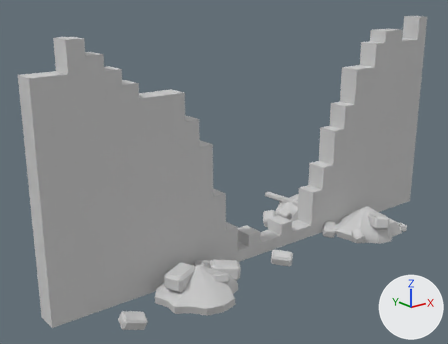
The glTF model assets/ruin_wall_breach.glb as it was, and as the next commit left it.
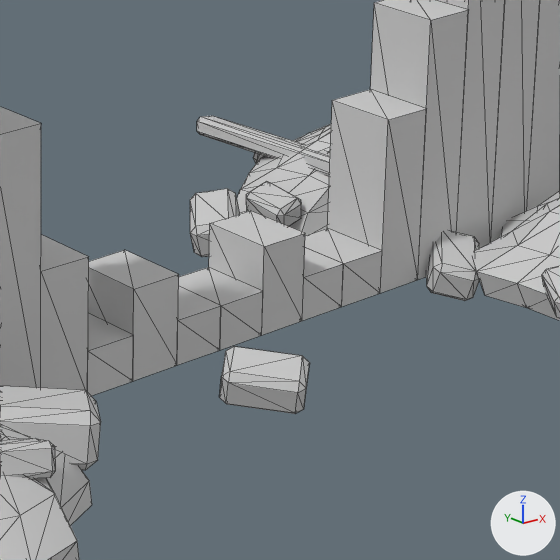
There are two pictures of each version: one whole from a 50 mm camera at (-9.69, -10.52, 6.42) aimed at (-0.76, 0.64, 1.96), one close up on the part from 48% to 79% of the width and 47% to 88% of the height. Arrows for +X, +Y and +Z are at lower right; the lights stay in place. The last two pictures show the newer version. The close-ups show mesh edges as thin lines. Vertices at exactly the same position are counted once.

The older version as bpy lines, for what is in view:
```python
me_ruin_wall_breach = bpy.data.meshes.new('ruin_wall_breach')
me_ruin_wall_breach.from_pydata(...)  # 1120 vertices, 2004 faces; spans x -5.7..5.7, y -1.87..2.5, z -0.1..5.4
# faces by material slot: [1352, 624, 28]
me_ruin_wall_breach.materials.append(mat_mat_sootwall)  # light grey #cbcbcb
me_ruin_wall_breach.materials.append(mat_mat_ash)  # light grey #cbcbcb
me_ruin_wall_breach.materials.append(mat_mat_charred)  # light grey #cbcbcb
ob_ruin_wall_breach = bpy.data.objects.new('ruin_wall_breach', me_ruin_wall_breach)
ob_ruin_wall_breach.location = (0.0, 0.0, 0.0)
```
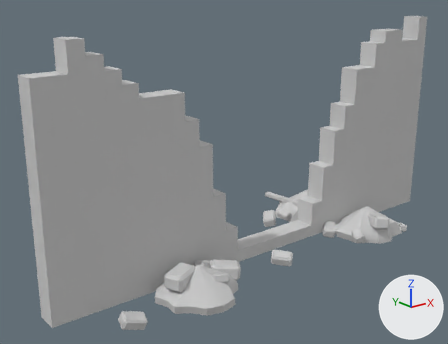
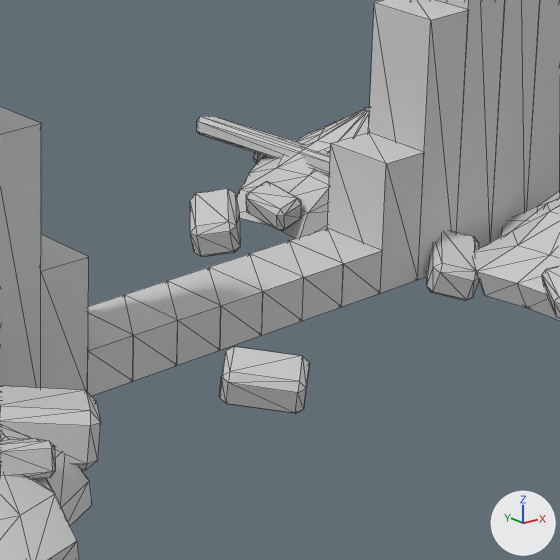
Changed parts and their boxes (x1, y1, x2, y2) in the close-ups (560 x 560 px; the box of a moved part takes in the faces that stretch with it):
part 1 of me_ruin_wall_breach, moved or reshaped: before (88, 89, 426, 381); after (88, 132, 424, 381)

The change, as a list of edits to the scene's bpy script:
```text
Change me_ruin_wall_breach:
    where me_ruin_wall_breach.from_pydata(...)  # 1120 vertices, 2004 faces; spans x -5.7..5.7, y -1.87..2.5, z -0.1..5.4
    used by ob_ruin_wall_breach; location = (0.0, 0.0, 0.0)
    me_ruin_wall_breach part 1: all 12 vertices in x -0.71..1.78, y -0.25..0.25, z 0.6..1.2 are moved by (0.0, 0.0, -0.3)
```
